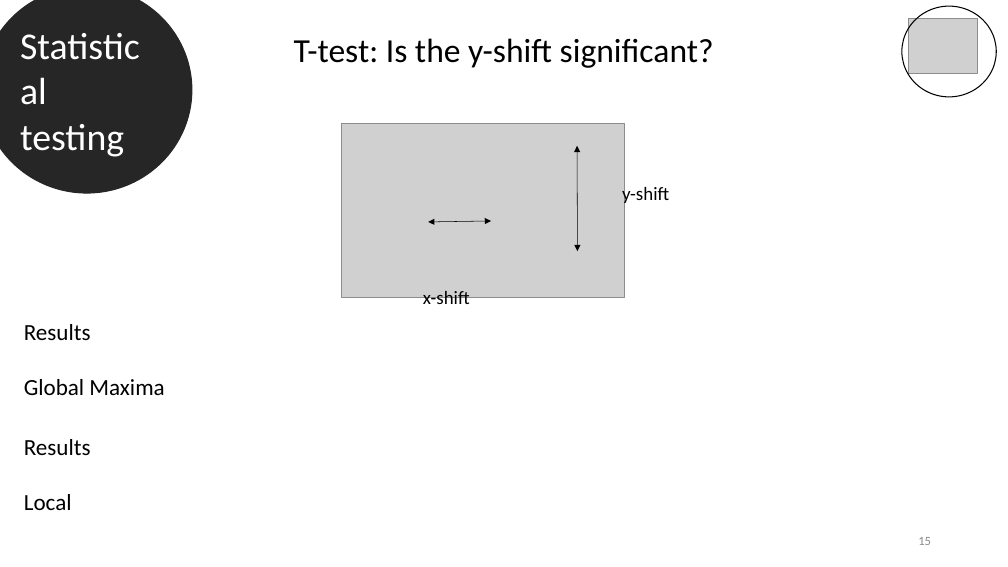
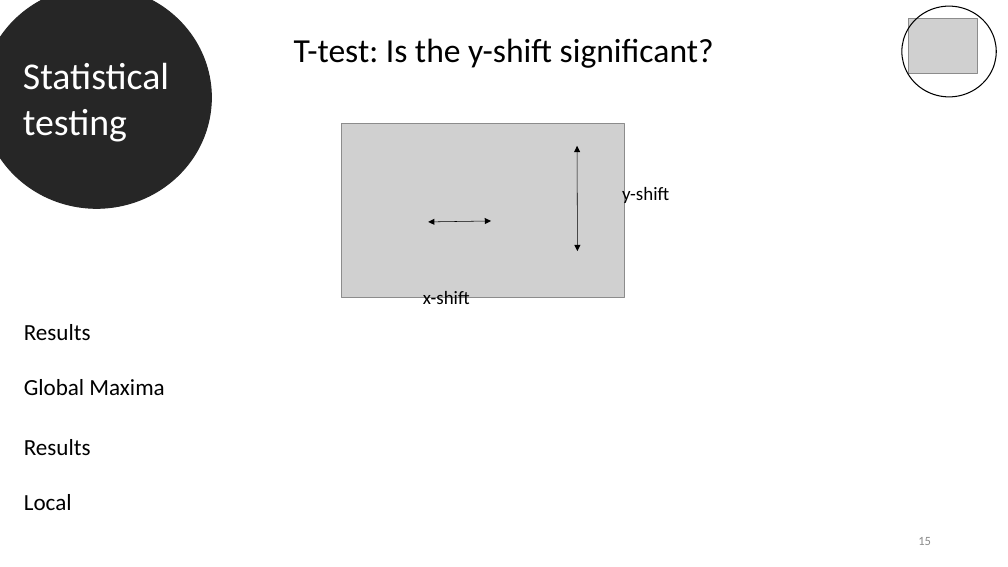
Before and after one commit to datascience-mobi-2022/2022-topic-03-team-05, a slide deck: slide 15 of Final presentation outline & temporary draft.pptx. Drawn at 1008x567 pixels with LibreOffice and Linux fonts; fonts in the diff are those of the drawing; grey boxes stand for pictures. Boxes give left, top, right and bottom in pixels: in the first picture for what was removed or moved away, otherwise in the second. Text is boxed around its words. In the diff, an @@ line names an element or a change of style, - is before the commit and + after.

```diff
--- a/Final presentation outline & temporary draft.pptx
+++ b/Final presentation outline & temporary draft.pptx
@@ ellipse "Statistical testing": place and size @@
-ellipse "Statistical testing" at bbox=[0, 0, 192, 193]
+ellipse "Statistical testing" at bbox=[0, 0, 212, 208]
```
Also in this commit, not shown: 5 other slides changed.
